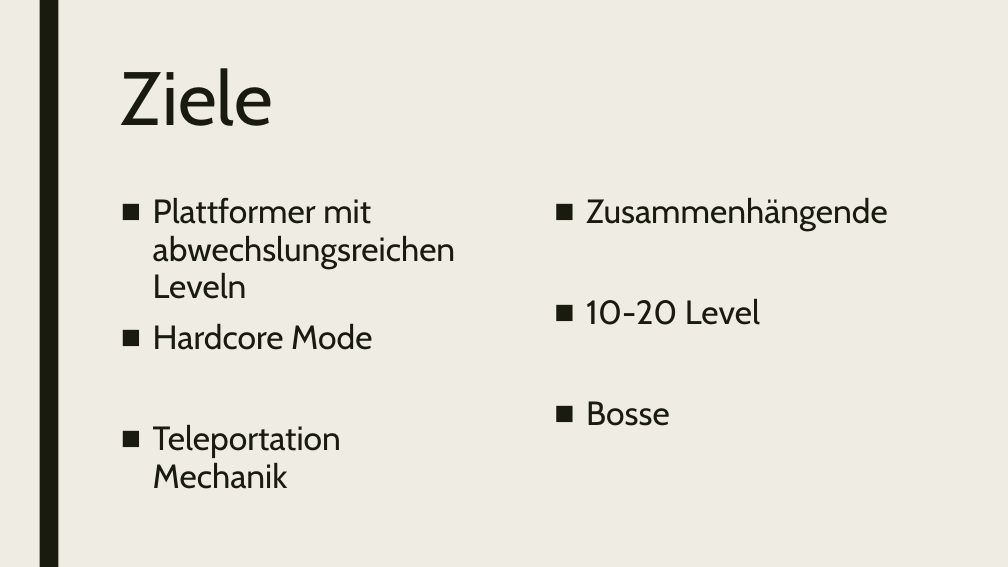
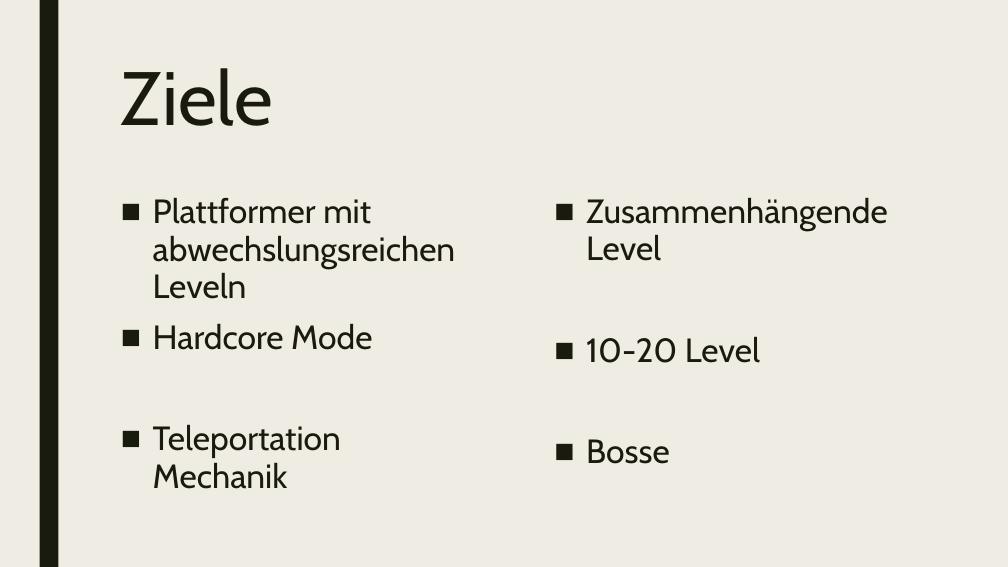
Before and after one commit to Philip-Bachl/PRE_2223, a slide deck: slide 6 of Jumper (WIP).pptx. Drawn at 1008x567 pixels with LibreOffice and Linux fonts; fonts in the diff are those of the drawing. Boxes give left, top, right and bottom in pixels: in the first picture for what was removed or moved away, otherwise in the second. Text is boxed around its words. In the diff, an @@ line names an element or a change of style, - is before the commit and + after.

```diff
--- a/Jumper (WIP).pptx
+++ b/Jumper (WIP).pptx
@@ text at bbox=[586, 197, 888, 261]: text changed @@
-■ Zusammenhängende
+■ Zusammenhängende Level
```
Also in this commit, not shown: 1 other file.
